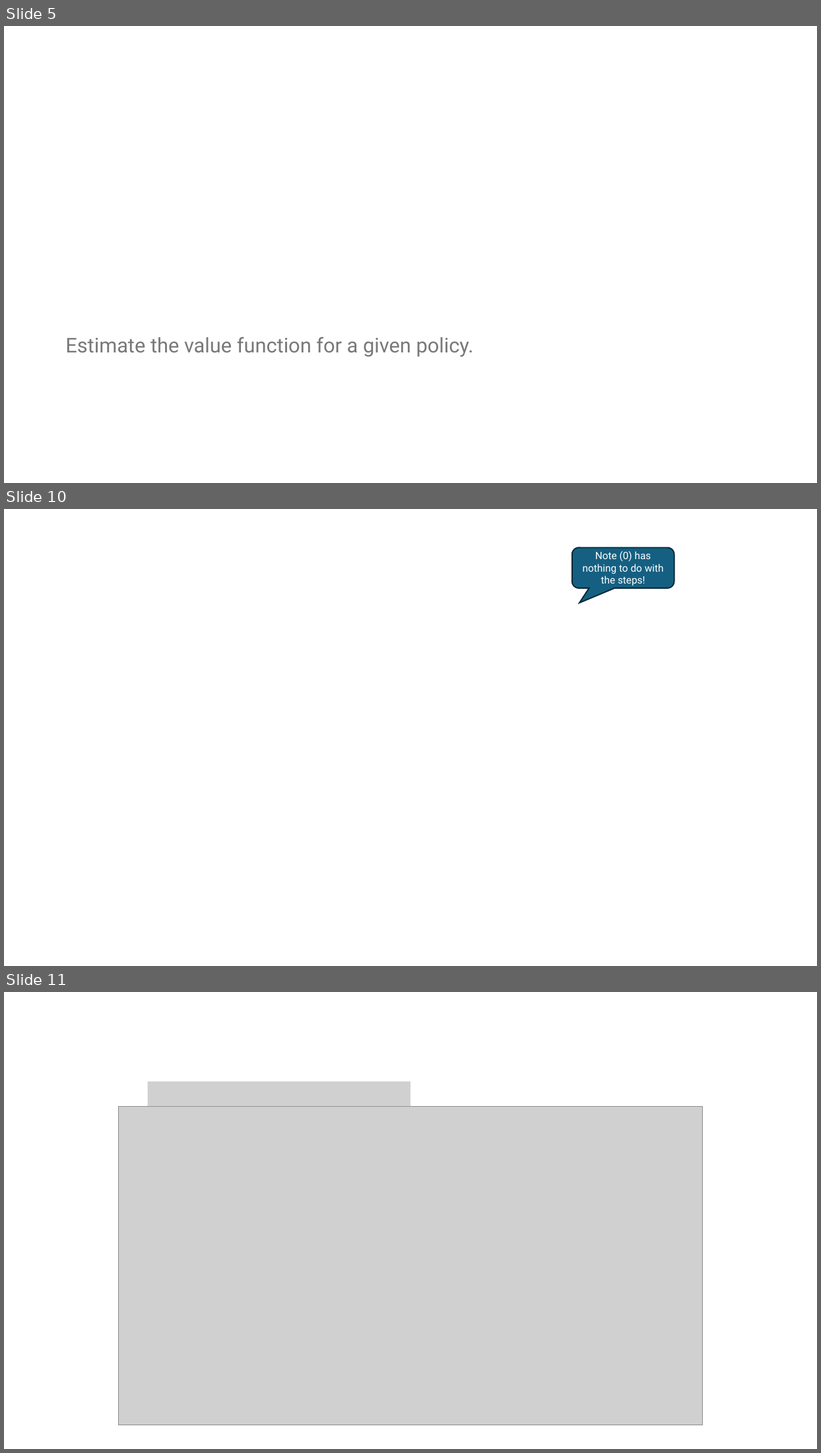
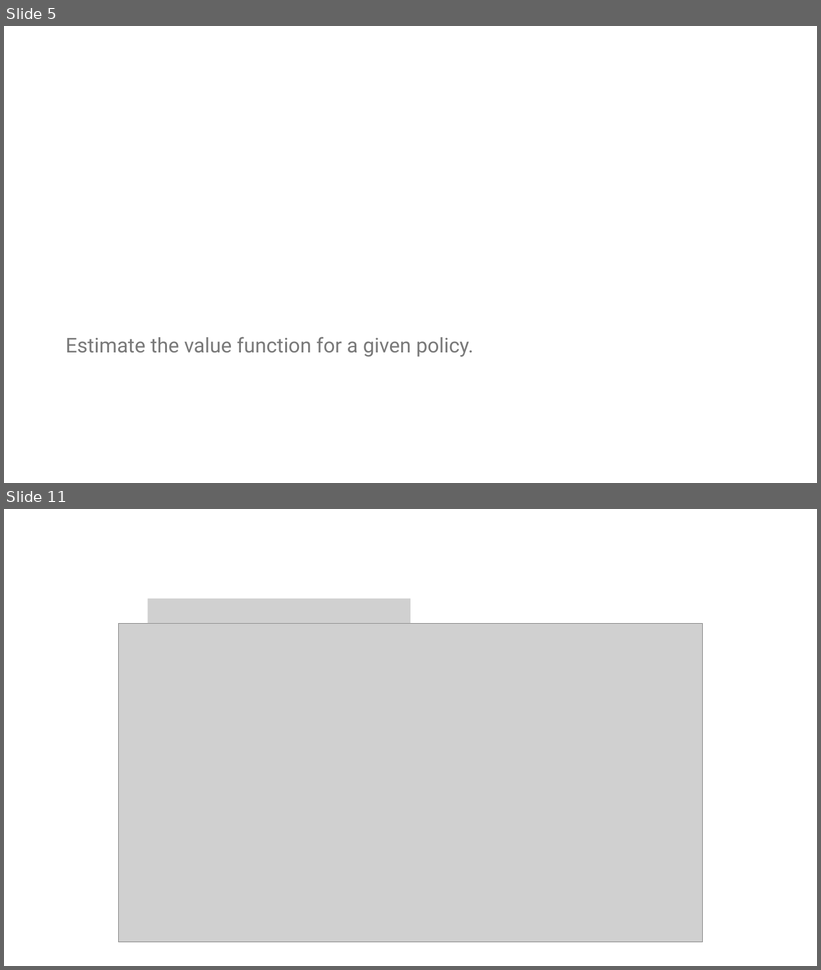
Before and after one commit to mhahsler/Introduction_to_Reinforcement_Learning, a slide deck: slides/Lecture_Chapter07.pptx. Shown one above the other, each under a label of ours: slides 5, 10 and 11 before the commit, slides 5 and 11 after it; the slides between them are not shown. The pictures are 821x1453 and 821x970 pixels, drawn with LibreOffice and Linux fonts; fonts in the diff are those of the drawing; grey boxes stand for pictures. Boxes give left, top, right and bottom in pixels: in the first picture for what was removed or moved away, otherwise in the second. Text is boxed around its words. In the diff, an @@ line names an element or a change of style, - is before the commit and + after.

```diff
--- a/slides/Lecture_Chapter07.pptx
+++ b/slides/Lecture_Chapter07.pptx
@@ slide 10 removed at box(4, 509, 817, 966), background #FFFFFF @@
@@ rounded speech box removed at box(572, 547, 675, 588) @@
-Note (0) has nothing to do with the steps!
```
Also in this commit, not shown: 8 slides changed, 4 slides added, 3 other slides removed, 4 other files.
